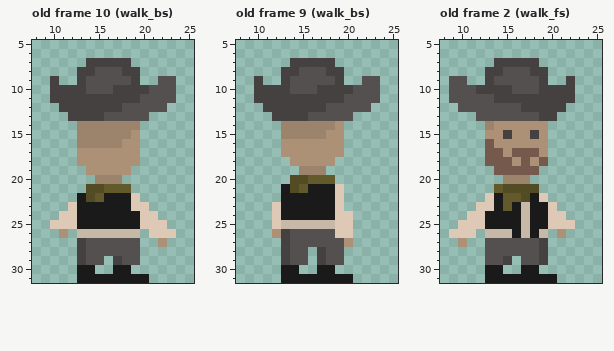
File history of a pixel-art file, COP4053/Assets/Art/Aesprites/Enemy/enemy_flipped.aseprite. The first picture shows the starting point.
32x32 pixels, 48 frames. Shown: old frame 10 (walk_bs): x 8..25, y 5..31; old frame 9 (walk_bs): x 8..25, y 5..31; old frame 2 (walk_fs): x 8..25, y 5..31. The commit also changed other frames, which this record leaves out.
New version:
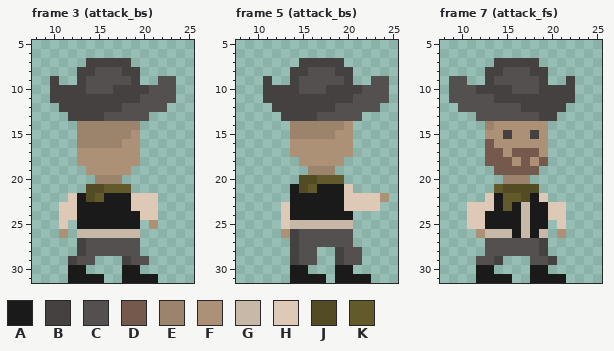
Palette (. is transparent): A #1a1a1a  B #454141  C #545050  D #75594c  E #9c836b  F #ac9176  G #c8b8a8  H #ddc9b6  J #524b24  K #635a2c
A new or re-ordered frame is compared with the old frame closest to it.
From old to new:
frames 48 -> 59
Changed rows in their new state; - is an unchanged pixel.
Frame 3 (attack_bs) is new; against old frame 10 (walk_bs), layer "Layer 1":
first column x 10:
22 --H-------HH--
23 -H---------H--
25 .-.-------.F.-
26 -----------...
27 ------------.-
29 --BC-.-.B-C---
30 --A-.--.-A----
31 --A---..---A--
Frame 5 (attack_bs) is new; against old frame 9 (walk_bs), layers "Layer 2", "Layer 1":
first column x 10:
 7 ----.----B-----
 8 ---.-B--C-B----
 9 .B-.B----CB-.-C
10 .---B--C---B--C
11 .---------B---C
12 -.------B----C-
13 --.---B----C---
14 ---.-----EF----
15 ---.----E-F----
16 ---.------F----
17 ---.------F----
18 ----.----F-----
19 -----.--E------
20 ----.-J--K-----
21 ---.AJK--AH----
22 ---.-----AHHHHF
23 --.H-----AHHHH-
24 --.H-----AA----
25 --.H-----GG----
26 --.FB----CC----
27 ---.B-----C----
28 ---.B-C..BCC---
29 ---.B-C..BCC---
30 ---.-A-..AA----
31 ---.----.--AA--
Frame 7 (attack_fs) is new; against old frame 2 (walk_fs), layer "Layer 1":
first column x 9:
23 --H---------H-
25 -.---------.-.
26 ...F----------
27 -.------------
29 ---C-B.-.-CB--
30 ---A-.--.-A---
31 ---A---..---A-
